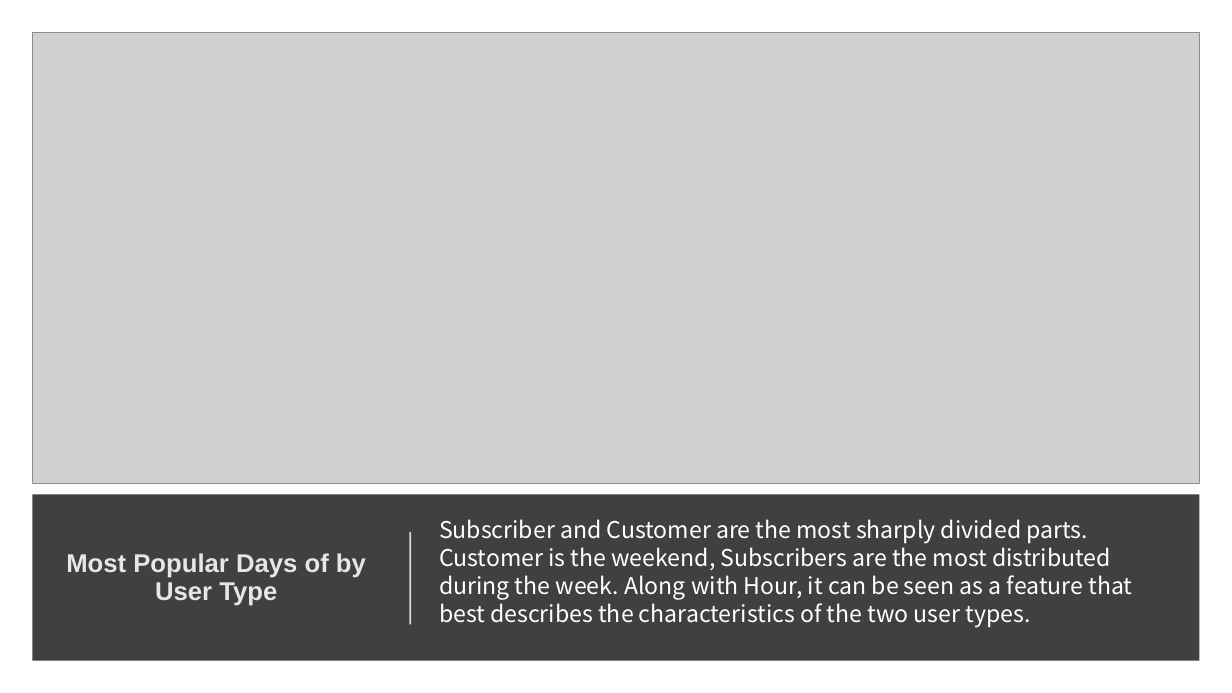
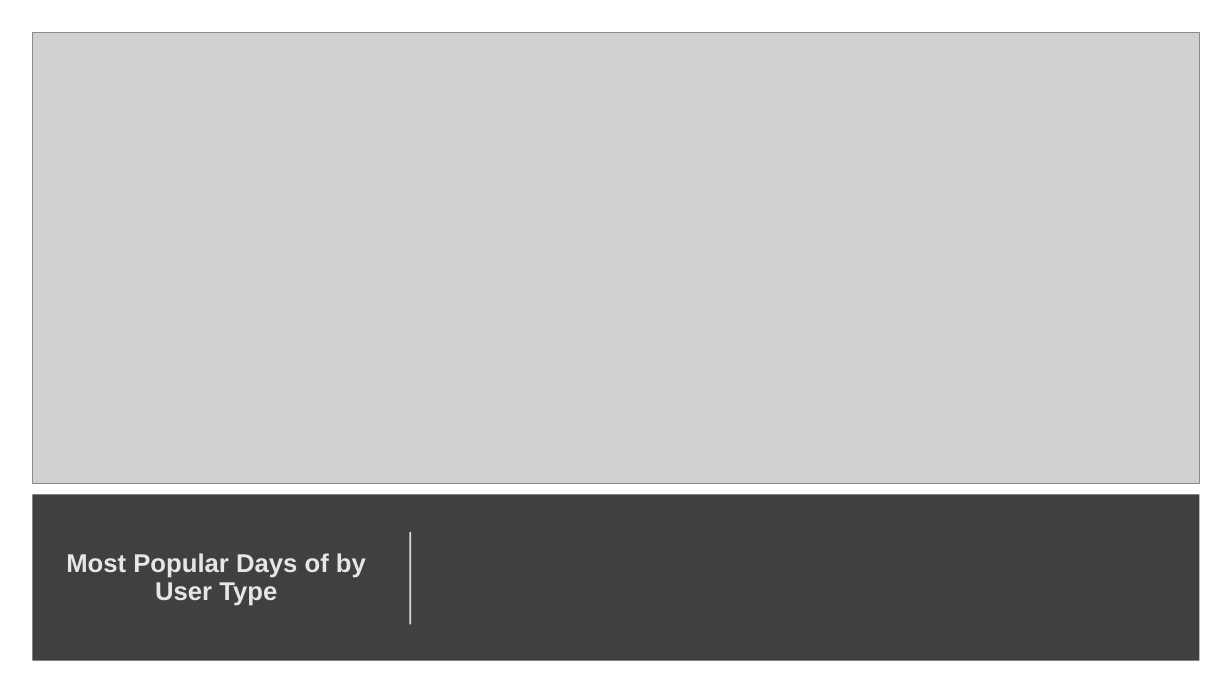
Before and after one commit to kkrlee/CitiBike-Capstone, a slide deck: slide 16 of Citi Bike.pptx. Drawn at 1232x693 pixels with LibreOffice and Linux fonts; fonts in the diff are those of the drawing; grey boxes stand for pictures. Boxes give left, top, right and bottom in pixels: in the first picture for what was removed or moved away, otherwise in the second. Text is boxed around its words. In the diff, an @@ line names an element or a change of style, - is before the commit and + after.

```diff
--- a/Citi Bike.pptx
+++ b/Citi Bike.pptx
@@ text removed at (x1=439, y1=519, x2=1133, y2=627) @@
-Subscriber and Customer are the most sharply divided parts. Customer is the weekend, Subscribers are the most distributed during the week. Along with Hour, it can be seen as a feature that best describes the characteristics of the two user types.
```
Also in this commit, not shown: 6 other slides changed, 3 slides added, 5 slides removed, 1 other file.
